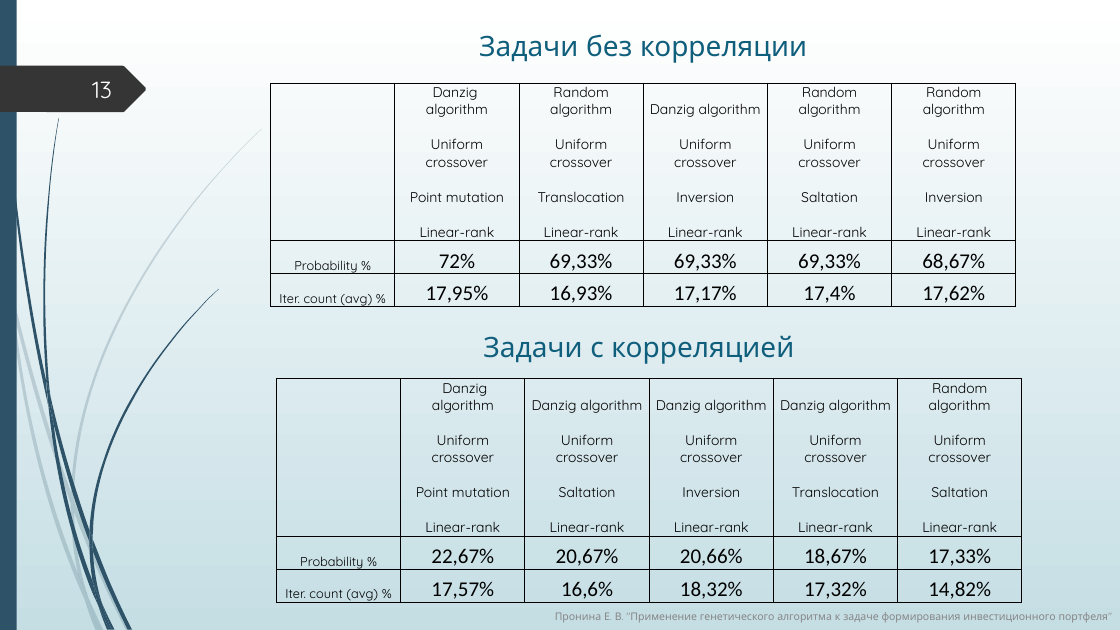
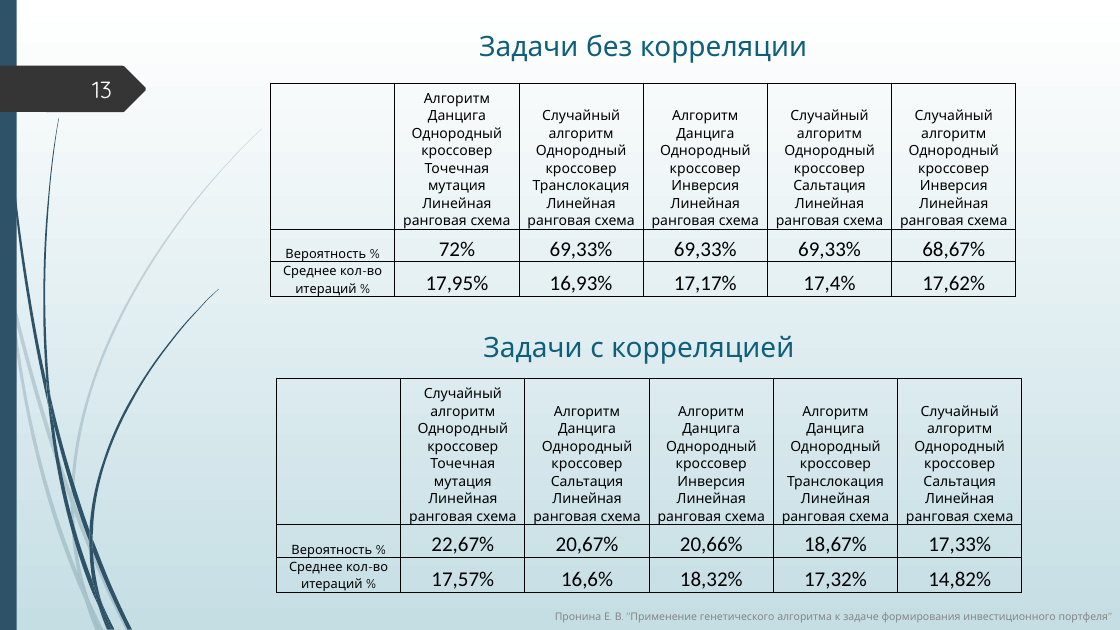
Before and after one commit to ElizJogar/Knapsack-Problems, a slide deck: slide 13 of diploma.pptx. Drawn at 1120x630 pixels with LibreOffice and Linux fonts; fonts in the diff are those of the drawing. Boxes give left, top, right and bottom in pixels: in the first picture for what was removed or moved away, otherwise in the second. Text is boxed around its words. In the diff, an @@ line names an element or a change of style, - is before the commit and + after.

```diff
--- a/diploma.pptx
+++ b/diploma.pptx
@@ table at bbox=[271, 83, 1017, 301] @@
-row 1:  | Danzig algorithm Uniform crossover Point mutation Linear-rank | Random algorithm Uniform crossover Translocation Linear-rank | Danzig algorithm Uniform crossover Inversion Linear-rank | Random algorithm Uniform crossover Saltation Linear-rank | Random algorithm Uniform crossover Inversion Linear-rank
+row 1:  | Алгоритм Данцига Однородный кроссовер Точечная мутация Линейная ранговая схема | Случайный алгоритм Однородный кроссовер Транслокация Линейная ранговая схема | Алгоритм Данцига / Однородный кроссовер Инверсия Линейная ранговая схема | Случайный алгоритм Однородный кроссовер Сальтация Линейная ранговая схема | Случайный алгоритм Однородный кроссовер Инверсия Линейная ранговая схема
-row 2, column 1: Probability %
+row 2, column 1: Вероятность %
-row 3, column 1: Iter. count (avg) %
+row 3, column 1: Среднее кол-во итераций %
@@ table at bbox=[276, 379, 1023, 596] @@
-row 1:  | Danzig algorithm Uniform crossover Point mutation Linear-rank | Danzig algorithm Uniform crossover Saltation Linear-rank | Danzig algorithm Uniform crossover Inversion Linear-rank | Danzig algorithm Uniform crossover Translocation Linear-rank | Random algorithm Uniform crossover Saltation Linear-rank
+row 1:  | Случайный алгоритм Однородный кроссовер Точечная мутация Линейная ранговая схема | Алгоритм Данцига Однородный кроссовер Сальтация Линейная ранговая схема | Алгоритм Данцига Однородный кроссовер / Инверсия Линейная ранговая схема | Алгоритм Данцига Однородный кроссовер Транслокация / Линейная ранговая схема | Случайный алгоритм Однородный кроссовер Сальтация Линейная ранговая схема
-row 2, column 1: Probability %
+row 2, column 1: Вероятность %
-row 3, column 1: Iter. count (avg) %
+row 3, column 1: Среднее кол-во итераций %
```
Also in this commit, not shown: 7 other slides changed, 1 slide added, 1 slide removed, 3 other files.
